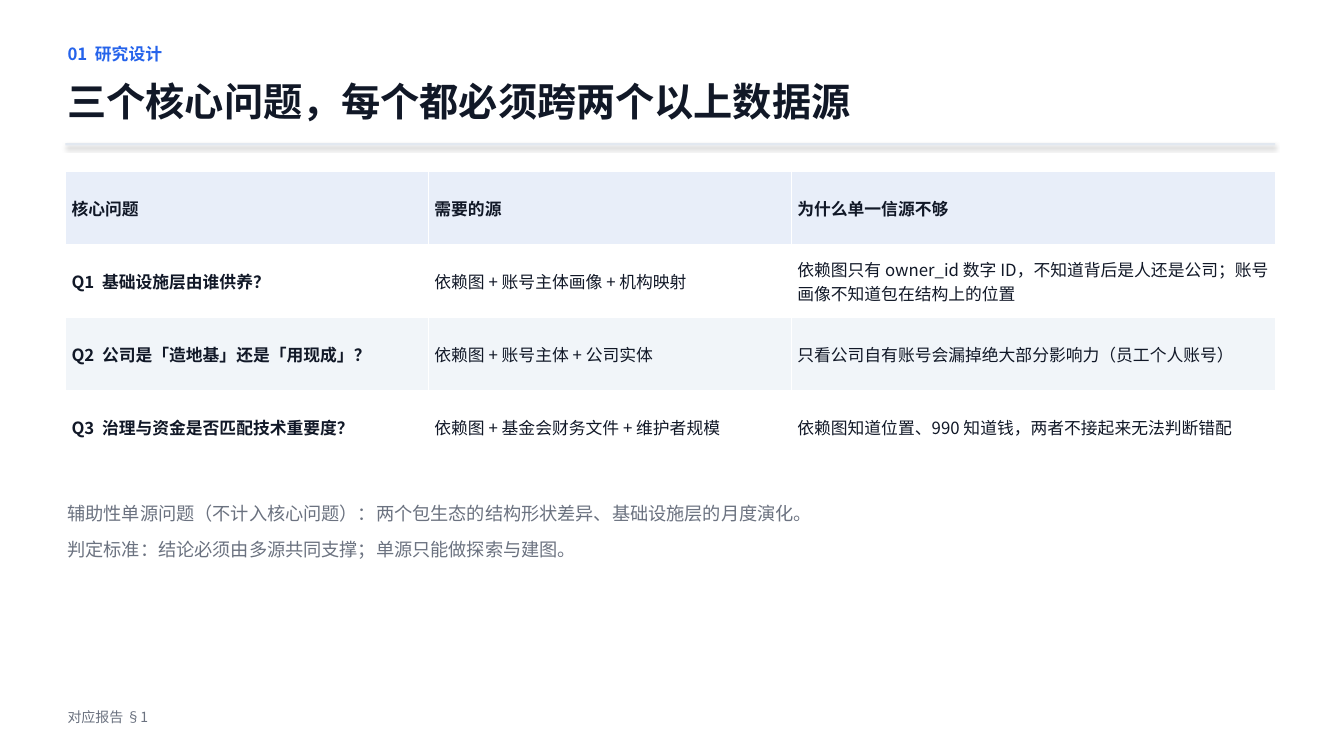
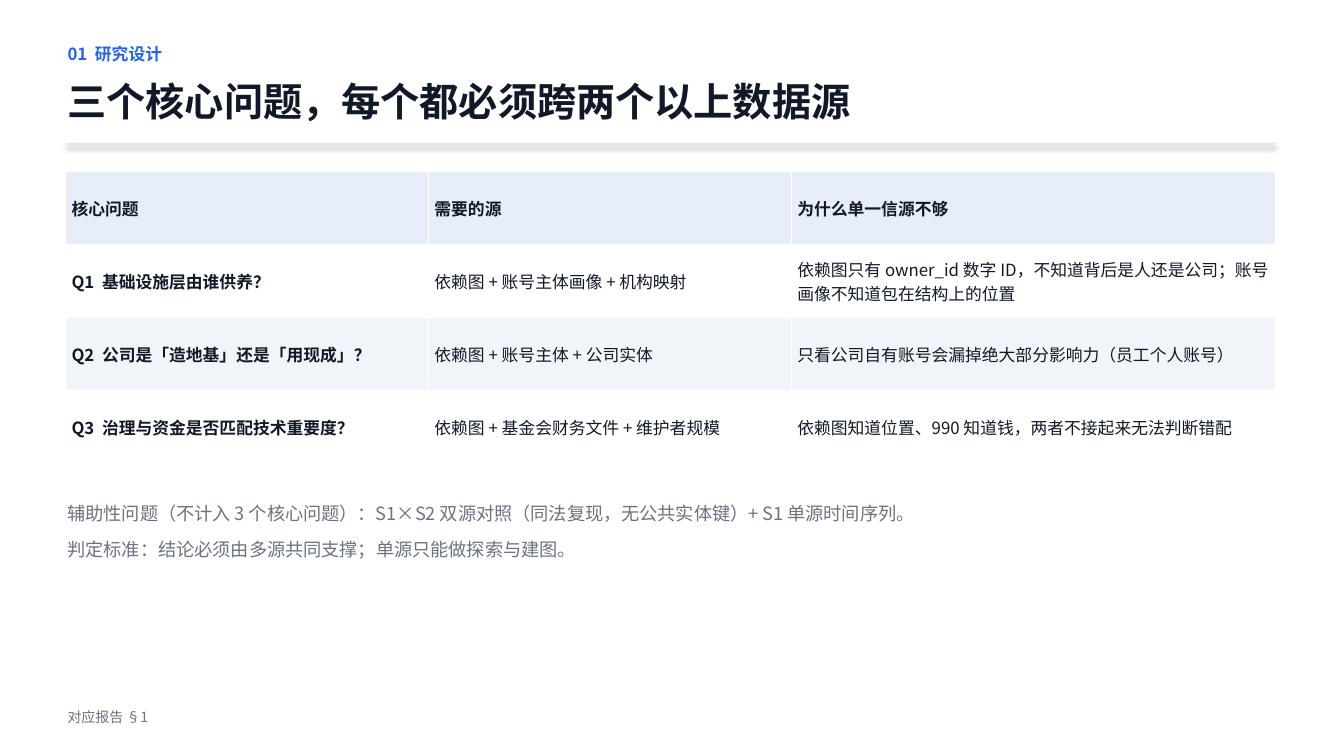
Before and after one commit to lzt-2077/opensource-infra-midterm, a slide deck: slide 2 of 中期展示.pptx. Drawn at 1344x756 pixels with LibreOffice and Linux fonts; fonts in the diff are those of the drawing. Boxes give left, top, right and bottom in pixels: in the first picture for what was removed or moved away, otherwise in the second. Text is boxed around its words. In the diff, an @@ line names an element or a change of style, - is before the commit and + after.

Commit message:
Q4 独立成页：两生态头部对照（S1×S2），图集 9 张，PPT 15 页

```diff
--- a/中期展示.pptx
+++ b/中期展示.pptx
@@ text at (68, 504, 914, 522): text changed @@
-辅助性单源问题（不计入核心问题）：两个包生态的结构形状差异、基础设施层的月度演化。
+辅助性问题（不计入 3 个核心问题）：S1×S2 双源对照（同法复现，无公共实体键）+ S1 单源时间序列。
```
Also in this commit, not shown: 4 other slides changed, 1 slide added, 11 other files.
